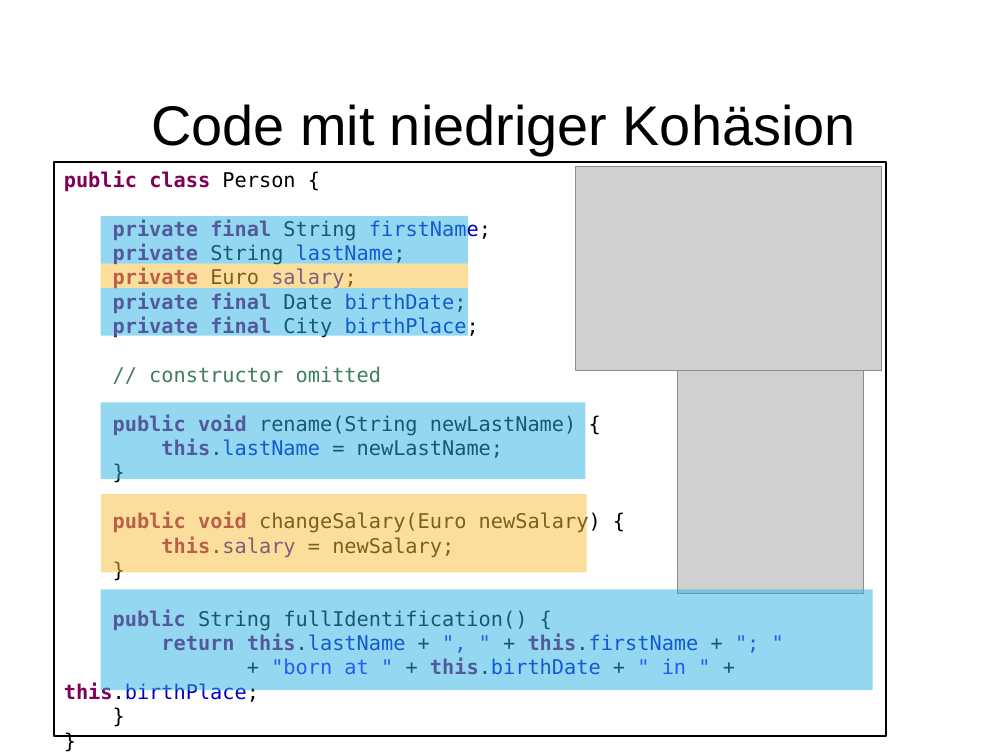
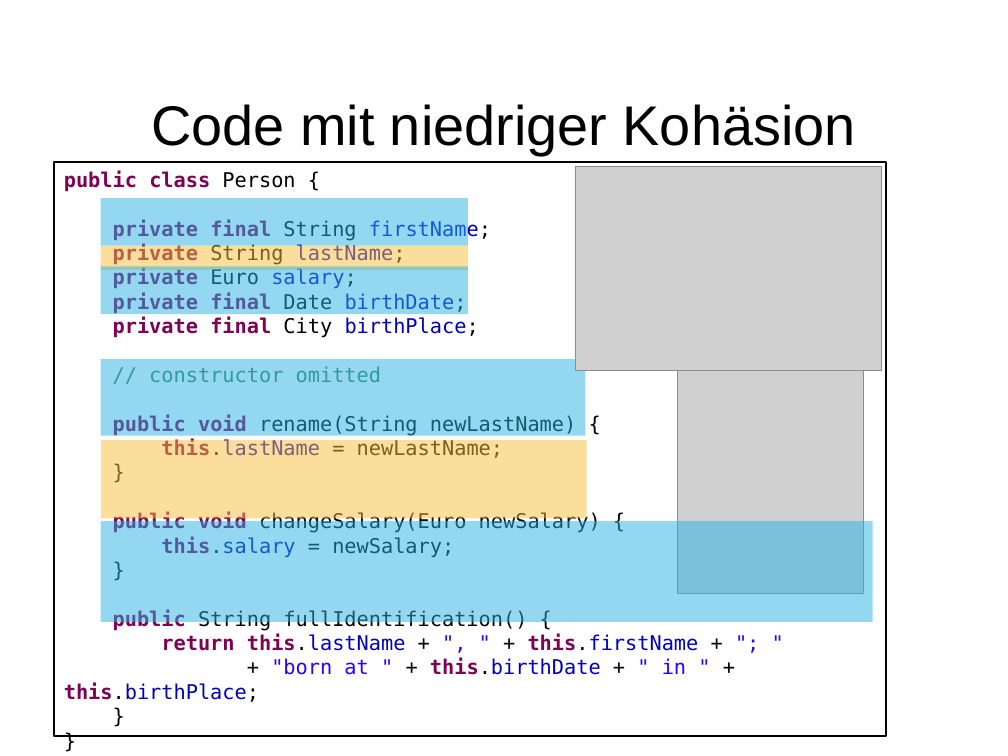
Before and after one commit to dlindner/vorlesung-se2-dhbw, a slide deck: slide 53 of added_2015/Programming Principles.odp. Drawn at 1008x756 pixels with LibreOffice and Linux fonts; fonts in the diff are those of the drawing; grey boxes stand for pictures; background and template pictures are left out. Boxes give left, top, right and bottom in pixels: in the first picture for what was removed or moved away, otherwise in the second. Text is boxed around its words. In the diff, an @@ line names an element or a change of style, - is before the commit and + after.

```diff
--- a/added_2015/Programming Principles.odp
+++ b/added_2015/Programming Principles.odp
@@ rectangle: place and size @@
-rectangle at (101, 216, 468, 263)
+rectangle at (101, 198, 468, 246)
@@ rectangle: place and size @@
-rectangle at (101, 263, 468, 288)
+rectangle at (101, 246, 468, 271)
@@ rectangle: place and size @@
-rectangle at (101, 288, 468, 336)
+rectangle at (101, 266, 468, 314)
@@ rectangle: place and size @@
-rectangle at (101, 402, 585, 479)
+rectangle at (101, 359, 585, 436)
@@ rectangle: place and size @@
-rectangle at (101, 494, 586, 573)
+rectangle at (101, 440, 586, 519)
@@ rectangle: place and size @@
-rectangle at (101, 590, 873, 691)
+rectangle at (101, 521, 873, 622)
```
Also in this commit, not shown: 2 other slides changed.
